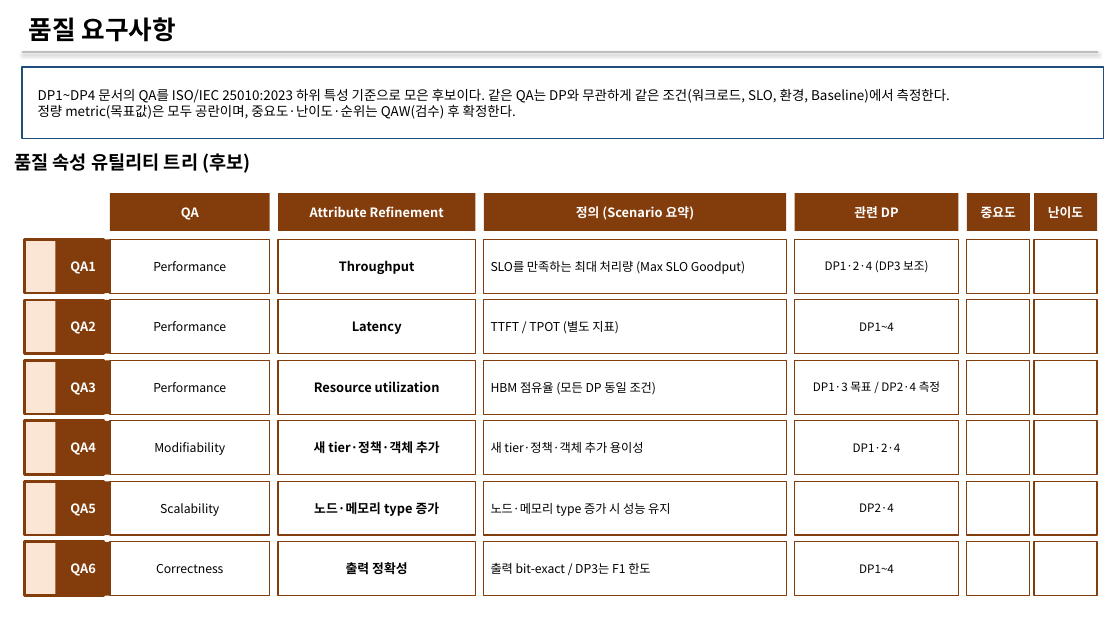
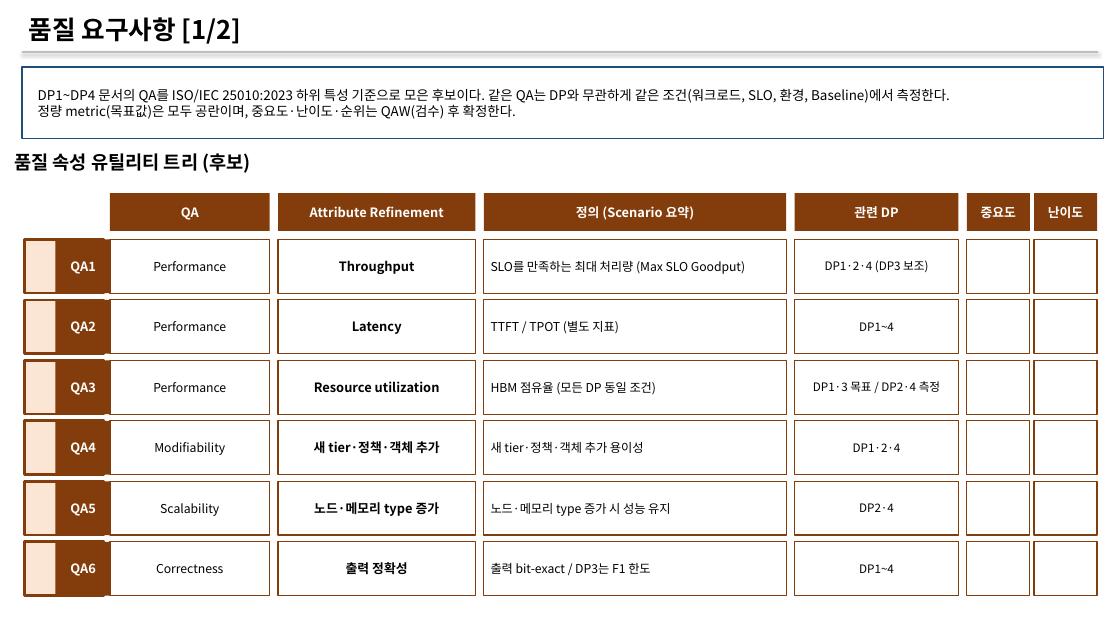
Before and after one commit to mkim0628/vllm, a slide deck: slide 13 of doc-mk/Requirements/requirements-overview.pptx (slide 11 before the commit). Drawn at 1120x630 pixels with LibreOffice and Linux fonts; fonts in the diff are those of the drawing. Boxes give left, top, right and bottom in pixels: in the first picture for what was removed or moved away, otherwise in the second. Text is boxed around its words. In the diff, an @@ line names an element or a change of style, - is before the commit and + after.

```diff
--- a/doc-mk/Requirements/requirements-overview.pptx
+++ b/doc-mk/Requirements/requirements-overview.pptx
@@ text at [29,17,242,44]: text changed @@
-품질 요구사항
+품질 요구사항 [1/2]
```
Also in this commit, not shown: 9 other slides changed, 4 slides added, 1 other file.
